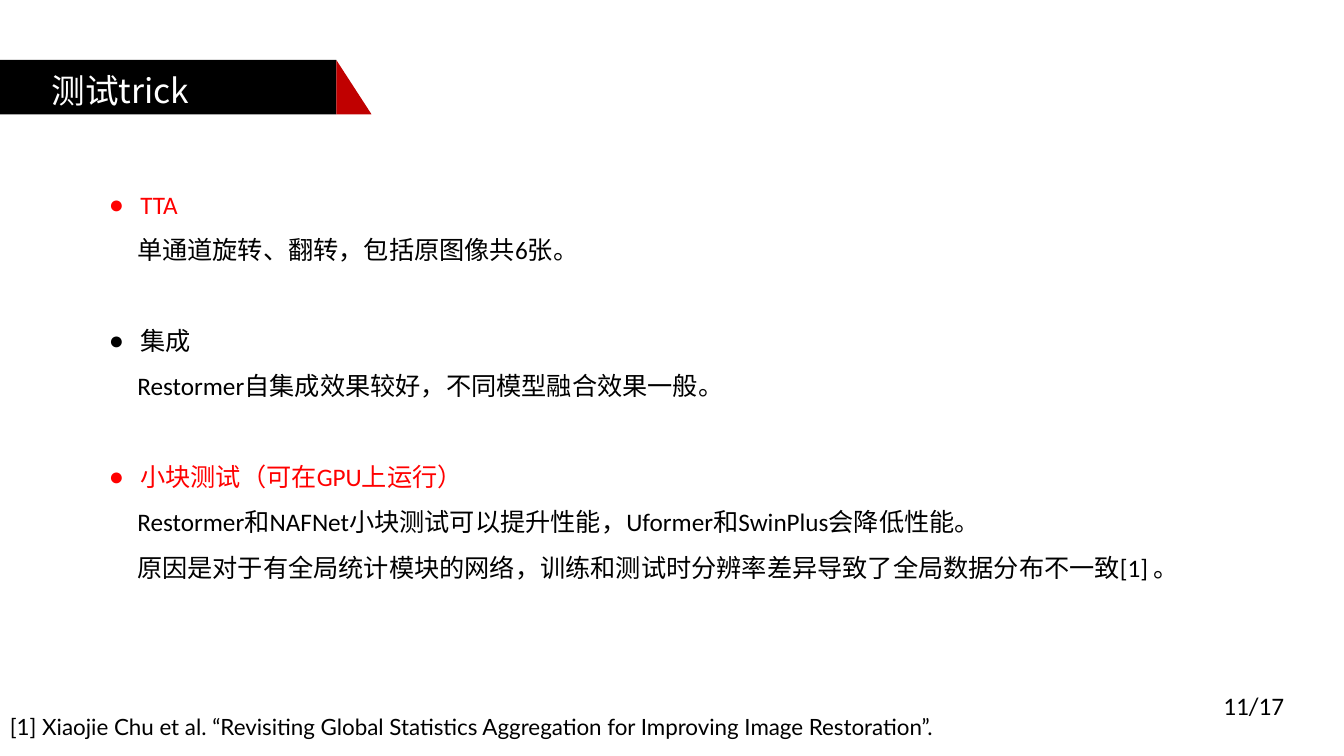
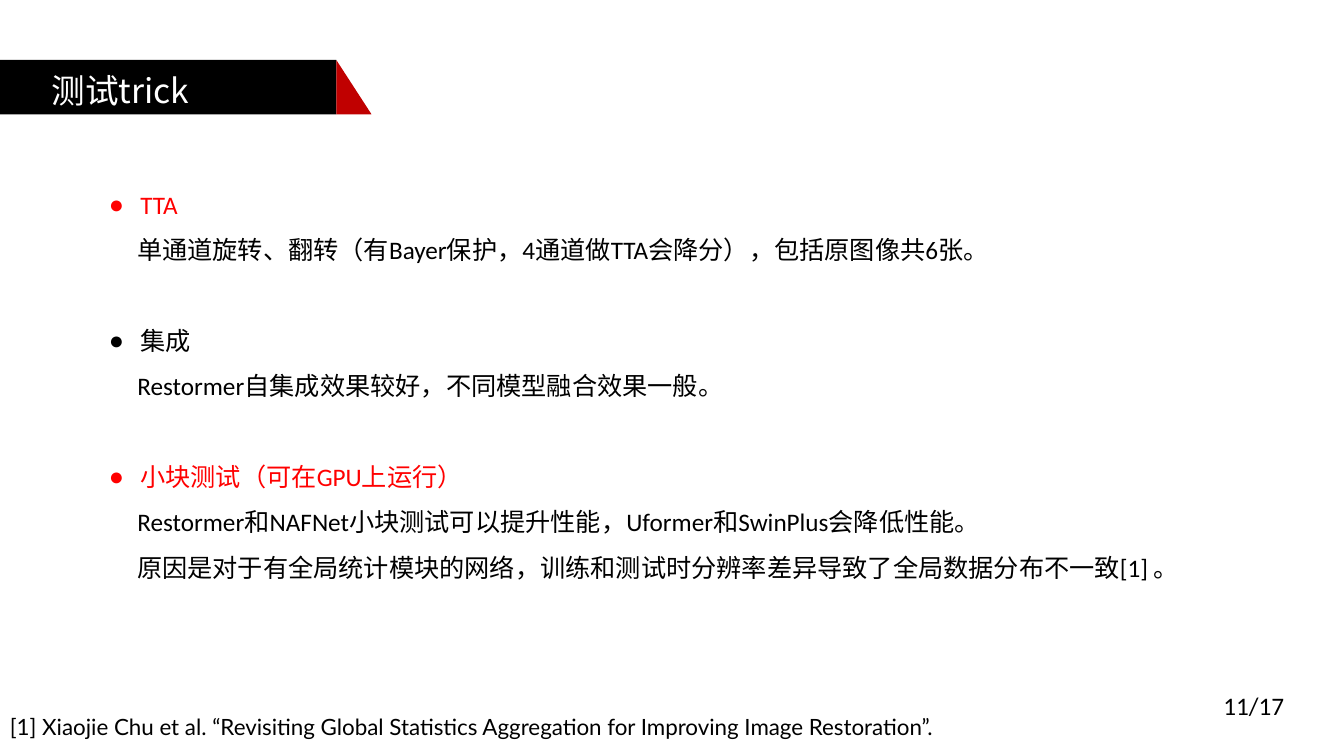
Before and after one commit to yanksx233/zte_raw_image_denoising, a slide deck: slide 11 of docs/初赛.pptx. Drawn at 1344x756 pixels with LibreOffice and Linux fonts; fonts in the diff are those of the drawing. Boxes give left, top, right and bottom in pixels: in the first picture for what was removed or moved away, otherwise in the second. Text is boxed around its words. In the diff, an @@ line names an element or a change of style, - is before the commit and + after.

```diff
--- a/docs/初赛.pptx
+++ b/docs/初赛.pptx
@@ text at (137,237,989,263): text changed @@
-单通道旋转、翻转，包括原图像共6张。
+单通道旋转、翻转（有Bayer保护，4通道做TTA会降分），包括原图像共6张。
```
Also in this commit, not shown: 2 other slides changed.
